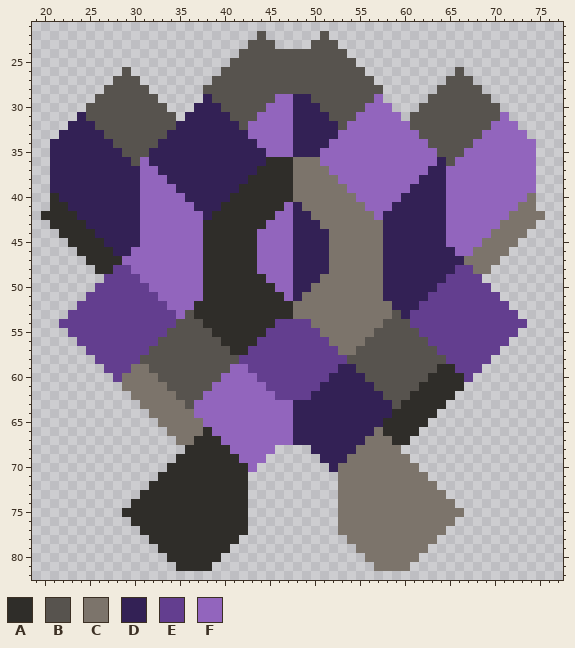
Sprite sheet, stored at assets/sprites/blocks/turrets/calmness.png. The picture above was drawn from the file before the commit.
The file is 96x96 pixels. Shown: x 19..77, y 21..82.
Palette (. is transparent): A #2f2d29  B #57534e  C #7c746b  D #332155  E #633e8f  F #9265bd
Pixels before (only the part around the change), first column x 19:
25 ......................BBBBBBBBBBBBBB.......................
26 ..........B..........BBBBBBBBBBBBBBBB..........B...........
27 .........BBB........BBBBBBBBBBBBBBBBBB........BBB..........
28 ........BBBBB......BBBBBBBBBBBBBBBBBBBB......BBBBB.........
29 .......BBBBBBB.....DBBBBBBBFFDDBBBBBBBF.....BBBBBBB........
30 ......BBBBBBBBB...DDDBBBBBFFFDDDBBBBBFFF...BBBBBBBBB.......
31 .....DBBBBBBBBBB.DDDDDBBBFFFFDDDDBBBFFFFF.BBBBBBBBBBF......
32 ....DDDBBBBBBBBBDDDDDDDBFFFFFDDDDDBFFFFFFFBBBBBBBBBFFF.....
33 ...DDDDDBBBBBBBDDDDDDDDDFFFFFDDDDDFFFFFFFFFBBBBBBBFFFFF....
34 ..DDDDDDDBBBBBDDDDDDDDDDDFFFFDDDDFFFFFFFFFFFBBBBBFFFFFFF...
35 ..DDDDDDDDBBBDDDDDDDDDDDDDFFFDDDFFFFFFFFFFFFFBBBFFFFFFFF...
36 ..DDDDDDDDDBFDDDDDDDDDDDDDAAACCCFFFFFFFFFFFFFDBFFFFFFFFF...
37 ..DDDDDDDDDDFFDDDDDDDDDDDAAAACCCCFFFFFFFFFFFDDFFFFFFFFFF...
38 ..DDDDDDDDDDFFFDDDDDDDDDAAAAACCCCCFFFFFFFFFDDDFFFFFFFFFF...
39 ..DDDDDDDDDDFFFFDDDDDDDAAAAAACCCCCCFFFFFFFDDDDFFFFFFFFFF...
40 ..ADDDDDDDDDFFFFFDDDDDAAAAAAACCCCCCCFFFFFDDDDDFFFFFFFFFC...
41 ..AADDDDDDDDFFFFFFDDDAAAAAAAFDCCCCCCCFFFDDDDDDFFFFFFFFCC...
42 .AAAADDDDDDDFFFFFFFDAAAAAAAFFDDCCCCCCCFDDDDDDDFFFFFFFCCCC..
43 ..AAAADDDDDDFFFFFFFAAAAAAAFFFDDDCCCCCCCDDDDDDDFFFFFFCCCC...
44 ...AAAADDDDDFFFFFFFAAAAAAFFFFDDDDCCCCCCDDDDDDDFFFFFCCCC....
45 ....AAAADDDDFFFFFFFAAAAAAFFFFDDDDCCCCCCDDDDDDDFFFFCCCC.....
46 .....AAAADDFFFFFFFFAAAAAAFFFFDDDDCCCCCCDDDDDDDDFFCCCC......
47 ......AAAAFFFFFFFFFAAAAAAFFFFDDDDCCCCCCDDDDDDDDDCCCC.......
48 .......AAEEFFFFFFFFAAAAAAFFFFDDDDCCCCCCDDDDDDDDEECC........
49 ........EEEEFFFFFFFAAAAAAAFFFDDDCCCCCCCDDDDDDDEEEE.........
50 .......EEEEEEFFFFFFAAAAAAAAFFDDCCCCCCCCDDDDDDEEEEEE........
51 ......EEEEEEEEFFFFFAAAAAAAAAFDCCCCCCCCCDDDDDEEEEEEEE.......
52 .....EEEEEEEEEEFFFAAAAAAAAAAACCCCCCCCCCCDDDEEEEEEEEEE......
53 ....EEEEEEEEEEEEFBAAAAAAAAAAACCCCCCCCCCCBDEEEEEEEEEEEE.....
54 ...EEEEEEEEEEEEEBBBAAAAAAAAEEEECCCCCCCCBBBEEEEEEEEEEEEE....
55 ....EEEEEEEEEEEBBBBBAAAAAAEEEEEECCCCCCBBBBBEEEEEEEEEEE.....
56 .....EEEEEEEEEBBBBBBBAAAAEEEEEEEECCCCBBBBBBBEEEEEEEEE......
57 ......EEEEEEEBBBBBBBBBAAEEEEEEEEEECCBBBBBBBBBEEEEEEE.......
58 .......EEEEEBBBBBBBBBBBEEEEEEEEEEEEBBBBBBBBBBBEEEEE........
59 ........EEECCBBBBBBBBBFFEEEEEEEEEEDDBBBBBBBBBAAEEE.........
60 .........ECCCCBBBBBBBFFFFEEEEEEEEDDDDBBBBBBBAAAAE..........
61 ..........CCCCCBBBBBFFFFFFEEEEEEDDDDDDBBBBBAAAAA...........
62 ...........CCCCCBBBFFFFFFFFEEEEDDDDDDDDBBBAAAAA............
63 ............CCCCCBFFFFFFFFFFFDDDDDDDDDDDBAAAAA.............
64 .............CCCCCFFFFFFFFFFFDDDDDDDDDDDAAAAA..............
65 ..............CCCCCFFFFFFFFFFDDDDDDDDDDAAAAA...............
66 ...............CCCCAFFFFFFFFFDDDDDDDDDCAAAA................
67 ................CCAAAFFFFFFFFDDDDDDDDCCCAA.................
68 .................AAAAAFFFFF....DDDDDCCCCC..................
After:
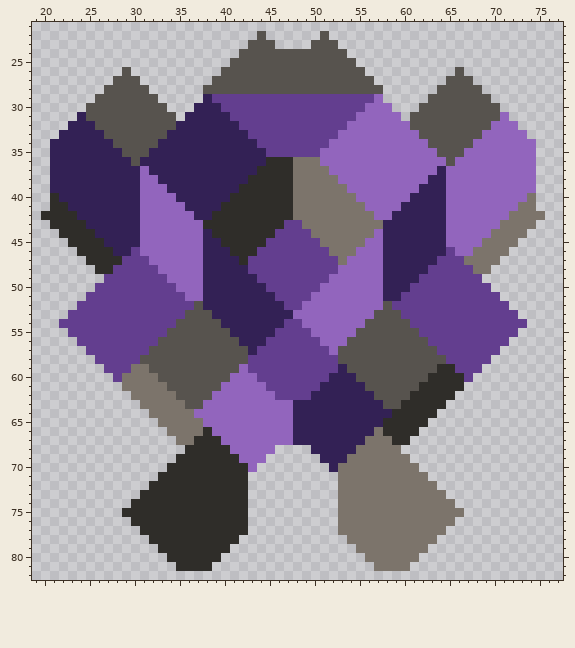
Difference:
y 29: x 39..56 BBBBBBBFFDDBBBBBBB -> EEEEEEEEEEEEEEEEEE
y 30: x 40..55 BBBBBFFFDDDBBBBB -> EEEEEEEEEEEEEEEE
y 31: x 41..54 BBBFFFFDDDDBBB -> EEEEEEEEEEEEEE
y 32: x 42..53 BFFFFFDDDDDB -> EEEEEEEEEEEE
y 33: x 43..52 FFFFFDDDDD -> EEEEEEEEEE
y 34: x 44..51 FFFFDDDD -> EEEEEEEE
y 35: x 45..50 FFFDDD -> EEEEEE
y 36: x 31 F -> D; x 64 D -> F
y 37: x 32 F -> D; x 63 D -> F
y 38: x 33 F -> D; x 62 D -> F
y 39: x 34 F -> D; x 61 D -> F
y 40: x 35 F -> D; x 60 D -> F
y 41: x 36 F -> D; x 47..48 FD -> AC; x 59 D -> F
y 42: x 37 F -> D; x 46..49 FFDD -> AACC; x 58 D -> F
y 43: x 45..50 FFFDDD -> AAEECC
y 44: x 38 A -> D; x 44..51 FFFFDDDD -> AAEEEECC; x 57 C -> F
y 45: x 38..39 AA -> DD; x 44..51 FFFFDDDD -> AEEEEEEC; x 56..57 CC -> FF
y 46: x 30 F -> E; x 38..40 AAA -> DDD; x 44..51 FFFFDDDD -> EEEEEEEE; x 55..57 CCC -> FFF; x 65 D -> E
y 47: x 29..31 FFF -> EEE; x 38..41 AAAA -> DDDD; x 43..52 AFFFFDDDDC -> EEEEEEEEEE; x 54..57 CCCC -> FFFF; x 64..66 DDD -> EEE
y 48: x 30..32 FFF -> EEE; x 38..57 AAAAAAFFFFDDDDCCCCCC -> DDDDDEEEEEEEEEEFFFFF; x 63..65 DDD -> EEE
y 49: x 31..33 FFF -> EEE; x 38..57 AAAAAAAFFFDDDCCCCCCC -> DDDDDDEEEEEEEEFFFFFF; x 62..64 DDD -> EEE
y 50: x 32..34 FFF -> EEE; x 38..57 AAAAAAAAFFDDCCCCCCCC -> DDDDDDDEEEEEEFFFFFFF; x 61..63 DDD -> EEE
y 51: x 33..35 FFF -> EEE; x 38..57 AAAAAAAAAFDCCCCCCCCC -> DDDDDDDDEEEEFFFFFFFF; x 60..62 DDD -> EEE
y 52: x 34..61 FFFAAAAAAAAAAACCCCCCCCCCCDDD -> EEEBDDDDDDDDDEEFFFFFFFFFBEEE
y 53: x 35 F -> E; x 37..58 AAAAAAAAAAACCCCCCCCCCC -> BBDDDDDDDDDFFFFFFFFFBB; x 60 D -> E
y 54: x 38..46 AAAAAAAAE -> BBDDDDDDD; x 49..57 ECCCCCCCC -> FFFFFFFBB
y 55: x 39..45 AAAAAAE -> BBDDDDD; x 50..56 ECCCCCC -> FFFFFBB
y 56: x 40..44 AAAAE -> BBDDD; x 51..55 ECCCC -> FFFBB
y 57: x 41..43 AAE -> BBD; x 52..54 ECC -> FBB
y 58: x 42 E -> B; x 53 E -> B
y 59: x 41 F -> B; x 54 D -> B
y 60: x 40 F -> B; x 55 D -> B
y 61: x 39 F -> B; x 56 D -> B
y 62: x 38 F -> B; x 57 D -> B
y 63: x 37 F -> B; x 58 D -> B
Changed places in both pictures, as pixel boxes (x1, y1, x2, y2):
changed: (212, 94, 374, 157)
changed: (122, 157, 464, 409)
